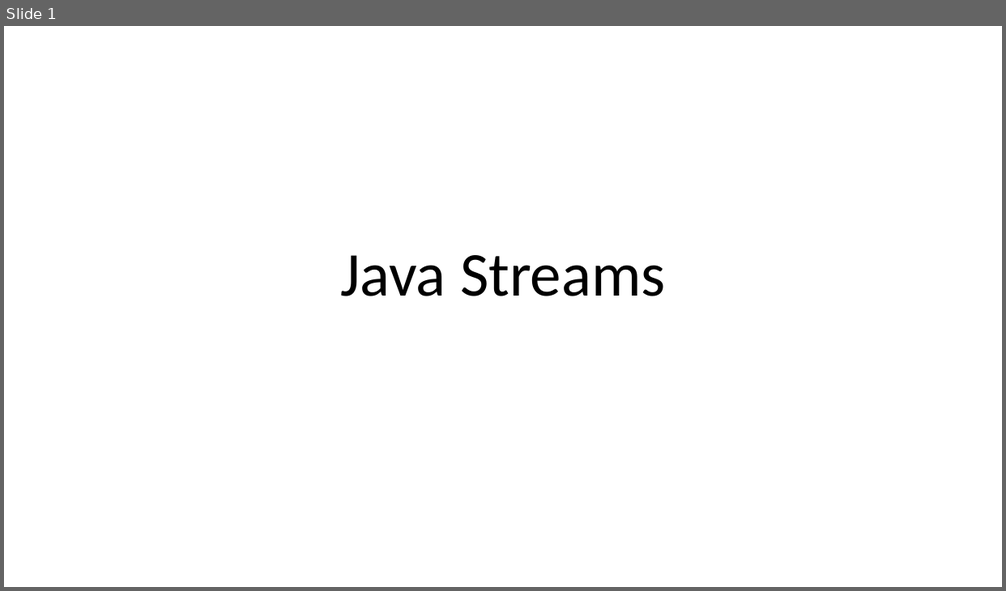
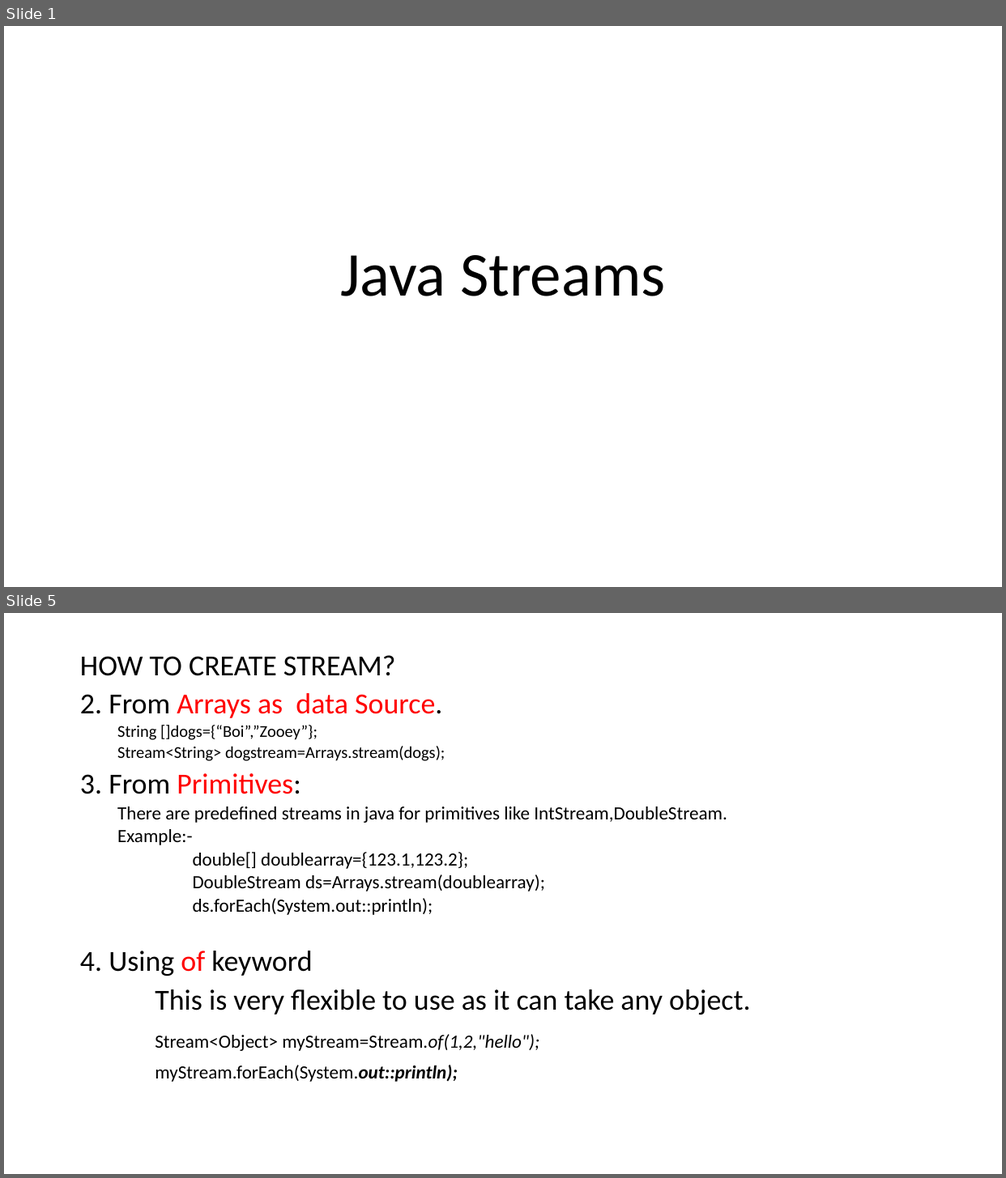
Before and after one commit to aroranishant8/JavaNotes, a slide deck: Java8/Lambda/Streams.pptx. Shown one above the other, each under a label of ours: slide 1 before the commit, slides 1 and 5 after it; the slides between them are not shown. The pictures are 1006x591 and 1006x1178 pixels, drawn with LibreOffice and Linux fonts; fonts in the diff are those of the drawing. Boxes give left, top, right and bottom in pixels: in the first picture for what was removed or moved away, otherwise in the second. Text is boxed around its words. In the diff, an @@ line names an element or a change of style, - is before the commit and + after.

```diff
--- a/Java8/Lambda/Streams.pptx
+++ b/Java8/Lambda/Streams.pptx
@@ slide 5 added at box(4, 613, 1002, 1174), background #FFFFFF @@
@@ text added at box(80, 655, 750, 1082), 18 pt, text #000000 @@
+HOW TO CREATE STREAM?
+2. From Arrays as data Source.
+  String []dogs={“Boi”,”Zooey”};
+  Stream<String> dogstream=Arrays.stream(dogs);
+3. From Primitives:
+  There are predefined streams in java for primitives like IntStream,DoubleStream.
+  Example:-
+  double[] doublearray={123.1,123.2};
+  DoubleStream ds=Arrays.stream(doublearray);
+  ds.forEach(System.out::println);
+4. Using of keyword
+This is very flexible to use as it can take any object.
+Stream<Object> myStream=Stream.of(1,2,"hello");
+myStream.forEach(System.out::println);
```
Also in this commit, not shown: 1 slide changed, 3 other slides added.
